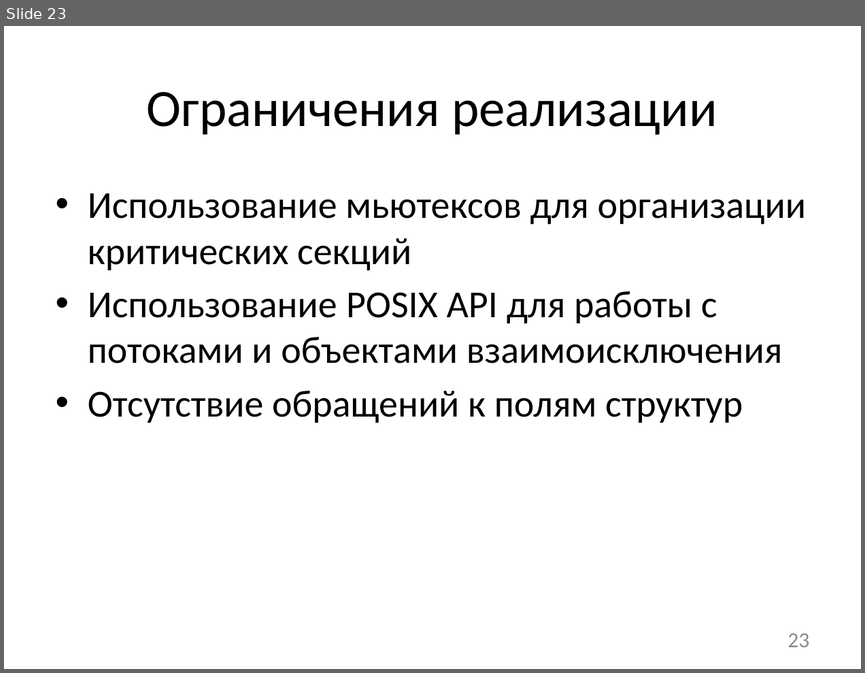
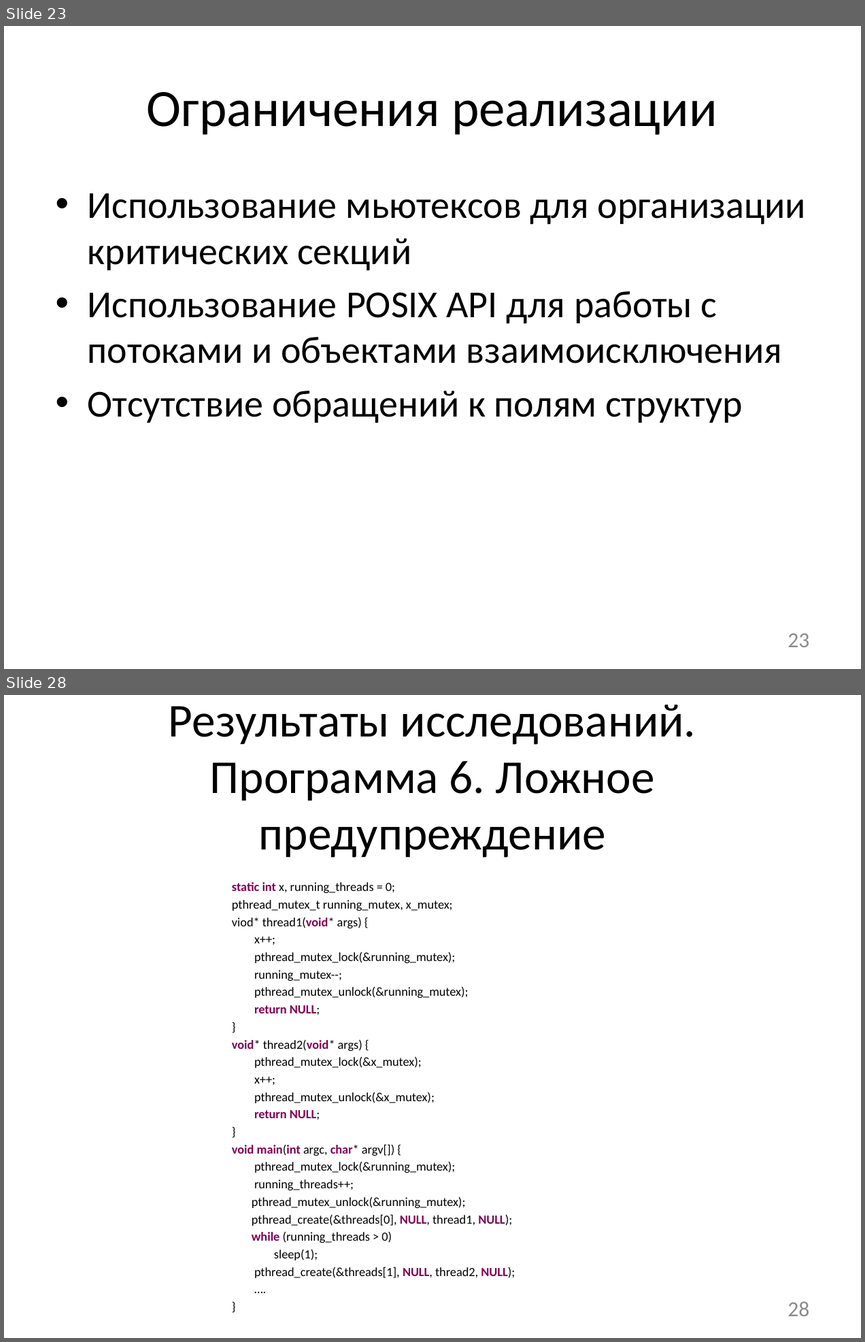
Before and after one commit to afrolovskiy/diplom, a slide deck: presentations/diplom/static race detection.pptx. Shown one above the other, each under a label of ours: slide 23 before the commit, slides 23 and 28 after it; the slides between them are not shown. The pictures are 865x673 and 865x1342 pixels, drawn with LibreOffice and Linux fonts; fonts in the diff are those of the drawing. Boxes give left, top, right and bottom in pixels: in the first picture for what was removed or moved away, otherwise in the second. Text is boxed around its words. In the diff, an @@ line names an element or a change of style, - is before the commit and + after.

Commit message:
updated

```diff
--- a/presentations/diplom/static race detection.pptx
+++ b/presentations/diplom/static race detection.pptx
@@ slide 28 added at [4, 695, 861, 1338], background #FFFFFF @@
@@ title added at [169, 705, 696, 858], 39.6 pt, text #000000 @@
+Результаты исследований. Программа 6. Ложное предупреждение
@@ text added at [232, 882, 515, 1278], 10.5 pt, text #000000 @@
+static int x, running_threads = 0;
+pthread_mutex_t running_mutex, x_mutex;
+viod* thread1(void* args) {
+x++;
+pthread_mutex_lock(&running_mutex);
+running_mutex--;
+pthread_mutex_unlock(&running_mutex);
+return NULL;
+}
+void* thread2(void* args) {
+pthread_mutex_lock(&x_mutex);
+x++;
+pthread_mutex_unlock(&x_mutex);
+return NULL;
+}
+void main(int argc, char* argv[]) {
+pthread_mutex_lock(&running_mutex);
+running_threads++;
+pthread_mutex_unlock(&running_mutex);
+pthread_create(&threads[0], NULL, thread1, NULL);
+while (running_threads > 0)
+sleep(1);
+pthread_create(&threads[1], NULL, thread2, NULL);
+….
+}
@@ page number added at [787, 1301, 809, 1316], 18 pt, text #8C8C8C @@
+28
```
Also in this commit, not shown: 4 other slides added, 1 slide removed.
